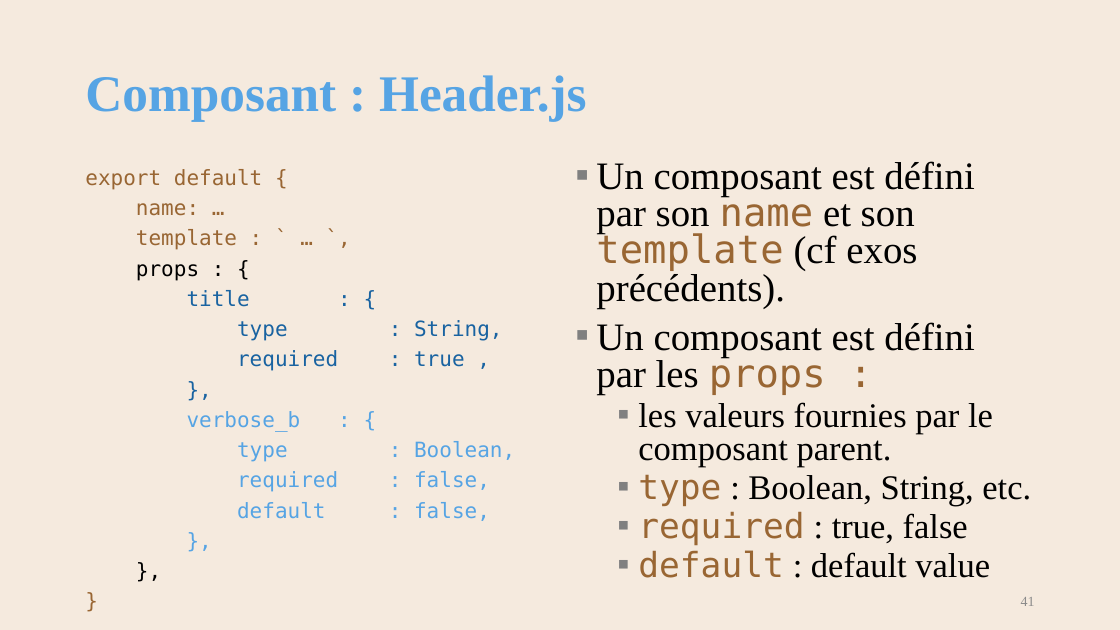
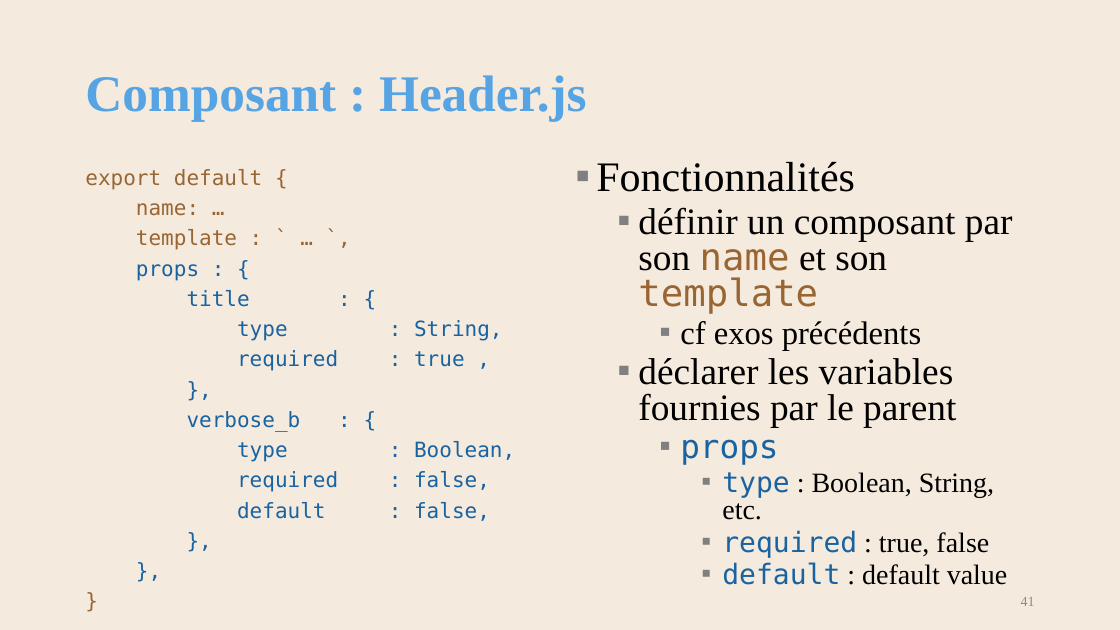
Before and after one commit to AlainWafflard/4IPW3, a slide deck: slide 41 of syllabus/19_composant_vuejs/syllabus_19_composant.pptx. Drawn at 1120x630 pixels with LibreOffice and Linux fonts; fonts in the diff are those of the drawing; background and template pictures are left out. Boxes give left, top, right and bottom in pixels: in the first picture for what was removed or moved away, otherwise in the second. Text is boxed around its words. In the diff, an @@ line names an element or a change of style, - is before the commit and + after.

Commit message:
update syllabus 17 JavaScript et 19 composant, 2025/10/12

```diff
--- a/syllabus/19_composant_vuejs/syllabus_19_composant.pptx
+++ b/syllabus/19_composant_vuejs/syllabus_19_composant.pptx
@@ text at (x1=596, y1=161, x2=1013, y2=465): text changed; size 33.3 to 32 pt @@
-▪ Un composant est défini par son name et son template (cf exos précédents).
-▪ Un composant est défini par les props :
-  ▪ les valeurs fournies par le composant parent.
+▪ Fonctionnalités
+  ▪ définir un composant par son name et son template
+    ▪ cf exos précédents
+  ▪ déclarer les variables fournies par le parent
+    ▪ props
@@ text at (x1=136, y1=264, x2=515, y2=521): text colour #000000 to #1963A1 in "props : {", "},"; text colour #56A4E4 to #1963A1 in "verbose_b : {", "type : Boolean,", "required : false,", "default : false," and 1 more places @@
@@ text at (x1=722, y1=472, x2=994, y2=585): size 29.6 to 24 pt in "type : Boolean, String, etc.", "required : true, false", "default : default value"; text colour #996633 to #1963A1 in "type", "required", "default"; list level 2 to 4 in "type : Boolean, String, etc."; list level 2 to 4 in "required : true, false"; list level 2 to 4 in "default : default value" @@
```
Also in this commit, not shown: 5 other slides changed, 1 slide added, 9 other files.
